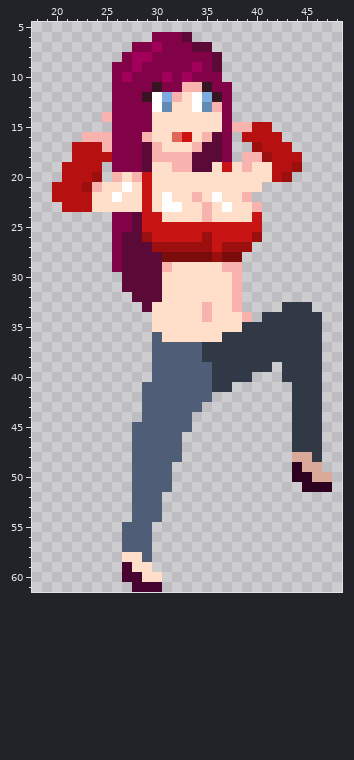
Two states of a pixel-art sprite, CasaDesDiamantes/sprites/playerShotgunStance_spr/layers/7677a738-0344-4a37-89f6-7de5e64dd711/3e6e376f-020b-4f08-99cb-29c5e5191b87.png. Above: the version before the commit.
The file is 64x62 pixels. Shown: x 18..48, y 5..61.
Now the later version:
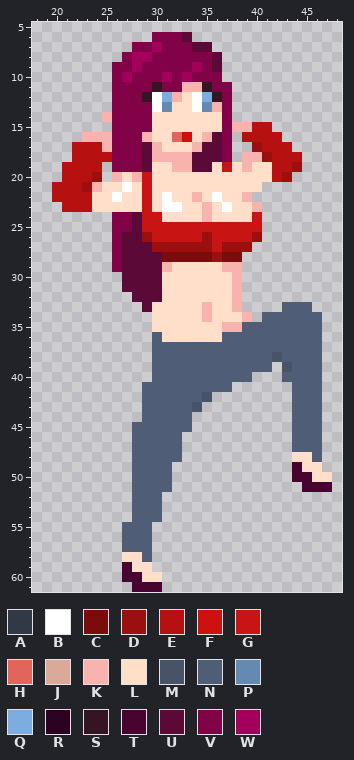
Palette (. is transparent): A #313947  B #ffffff  C #7a0c0c  D #9b0f0f  E #b71010  F #cc110e  G #c91414  H #e1655b  J #dba999  K #f9b3ae  L #ffdfc9  M #495368  N #4f5d77  P #658ab2  Q #7dade0  R #2d0220  S #351522  T #470431  U #5b0937  V #820247  W #a3005c
Edits made:
y 33: x 43..45 AAA -> NNN
y 34: x 41..46 AAAAAA -> NNNNNN
y 35: x 37..46 LLAAAAAAAA -> KKNNNNNNNN
y 36: x 37..46 AAAAAAAAAA -> NNNNNNNNNN
y 37: x 35..46 AAAAAAAAAAAA -> NNNNNNNNNNNN
y 38: x 35..46 AAAAAAAAAAAA -> NNNNNNNMNNNN
y 39: x 36..41 AAAAAA -> NNNNNN; x 43..46 AAAA -> MNNN
y 40: x 36..39 AAAA -> NNNN; x 43..46 AAAA -> NNNN
y 41: x 36..37 AA -> NN; x 44..46 AAA -> NNN
y 42: x 35 N -> M; x 44..46 AAA -> NNN
y 43: x 34 N -> M; x 44..46 AAA -> NNN
y 44..47: x 44..46 AAA -> NNN
y 48: x 44..46 JJA -> LLN
y 49: x 44..46 RJJ -> TLL
y 50: x 44..47 RRJJ -> TTLL
y 51: x 45..47 RRR -> TTT
Boxes around the changes in both pictures, in picture pixels (x1, y1, x2, y2):
changed: (192, 302, 332, 492)
